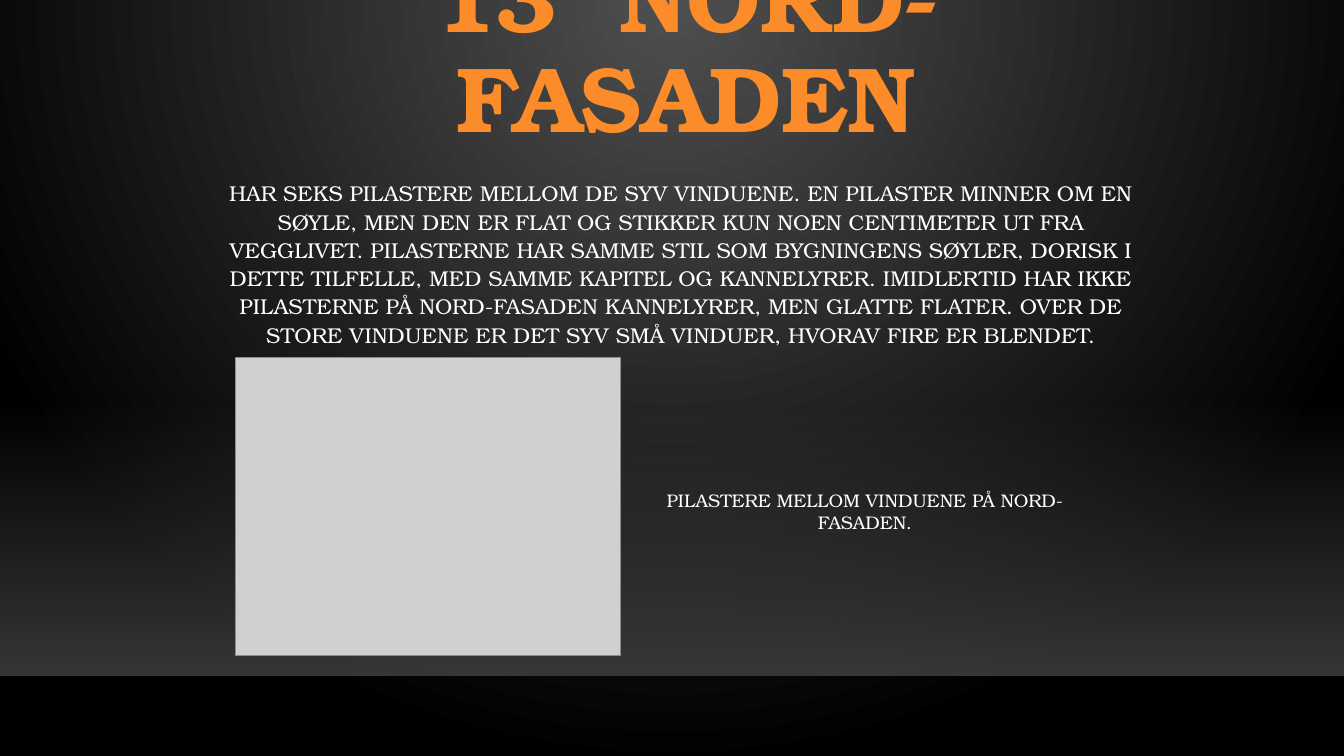
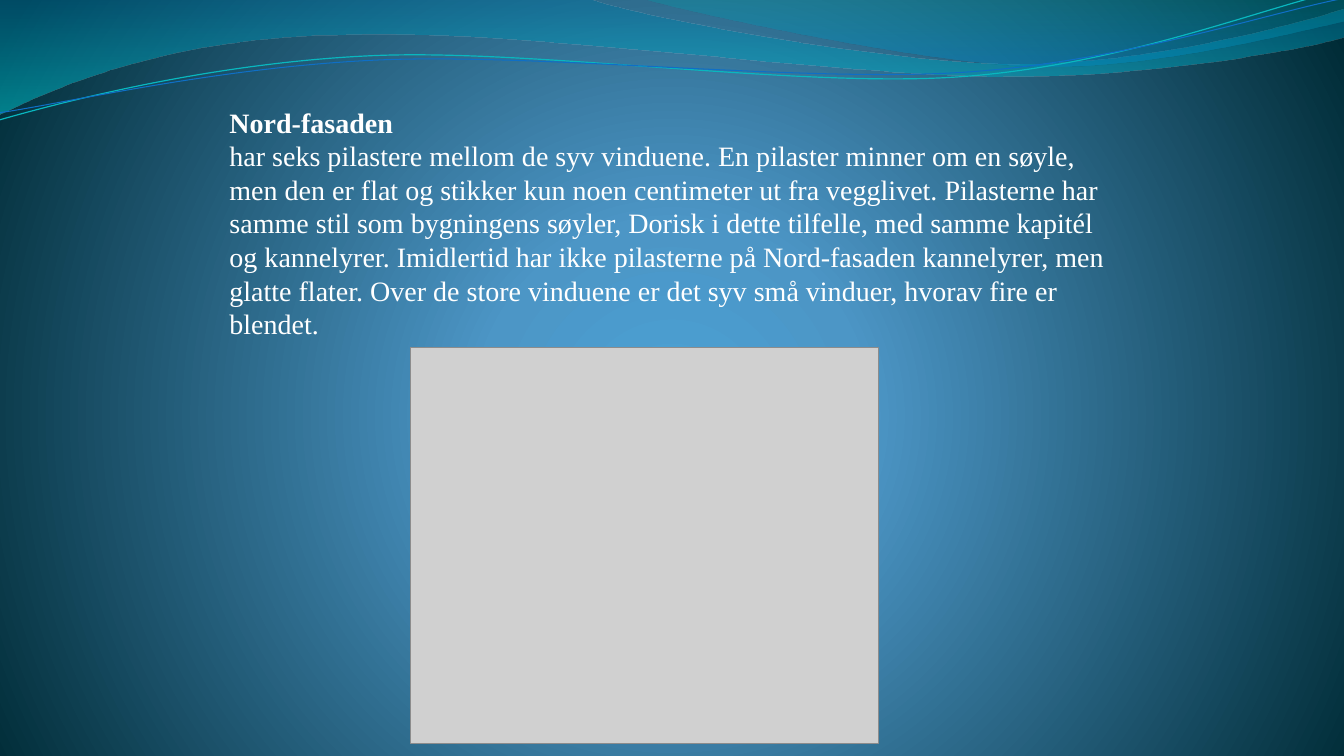
Before and after one commit to skaretk/lightcontrols, a slide deck: slide 14 of light_controller/light_control.pptm (slide 13 before the commit). Drawn at 1344x756 pixels with LibreOffice and Linux fonts; fonts in the diff are those of the drawing; grey boxes stand for pictures; background and template pictures are left out. Boxes give left, top, right and bottom in pixels: in the first picture for what was removed or moved away, otherwise in the second. Text is boxed around its words. In the diff, an @@ line names an element or a change of style, - is before the commit and + after.

```diff
--- a/light_controller/light_control.pptm
+++ b/light_controller/light_control.pptm
@@ background gradient #505050 to #000000 to gradient #4AA0D6 to #4C98C7 to #002C38 @@
@@ freeform shape added at (0, 0, 1344, 114), fill gradient #0074A1 to #00C6CF @@
@@ freeform shape added at (0, 0, 1344, 125), outline #0AB8BF 0.85 pt @@
@@ freeform shape added at (0, 0, 1344, 120), outline #0F6FC6 0.75 pt @@
@@ title removed at (435, 0, 938, 133) @@
-13 NORD-FASADEN
@@ freeform shape added at (644, 0, 1344, 70), fill gradient #00A1A9 to #008BBF @@
@@ text at (229, 113, 1103, 335): text changed; size 15.3 to 20 pt; font TeX Gyre Bonum to Times New Roman @@
-HAR SEKS PILASTERE MELLOM DE SYV VINDUENE. EN PILASTER MINNER OM EN SØYLE, MEN DEN ER FLAT OG STIKKER KUN NOEN CENTIMETER UT FRA VEGGLIVET. PILASTERNE HAR SAMME STIL SOM BYGNINGENS SØYLER, DORISK I DETTE TILFELLE, MED SAMME KAPITEL OG KANNELYRER. IMIDLERTID HAR IKKE PILASTERNE PÅ NORD-FASADEN KANNELYRER, MEN GLATTE FLATER. OVER DE STORE VINDUENE ER DET SYV SMÅ VINDUER, HVORAV FIRE ER BLENDET.
+Nord-fasaden
+har seks pilastere mellom de syv vinduene. En pilaster minner om en søyle, men den er flat og stikker kun noen centimeter ut fra vegglivet. Pilasterne har samme stil som bygningens søyler, Dorisk i dette tilfelle, med samme kapitél og kannelyrer. Imidlertid har ikke pilasterne på Nord-fasaden kannelyrer, men glatte flater. Over de store vinduene er det syv små vinduer, hvorav fire er blendet.
@@ picture: place and size @@
-picture at (236, 358, 621, 655)
+picture at (410, 348, 879, 743)
@@ rectangle removed at (0, 399, 1344, 676) @@
@@ text removed at (667, 490, 1064, 529) @@
-PILASTERE MELLOM VINDUENE PÅ NORD-FASADEN.
@@ line removed from (0, 677) to (1344, 677) @@
```
Also in this commit, not shown: 13 other slides changed, 1 slide added, 2 slides removed, 3 other files.
